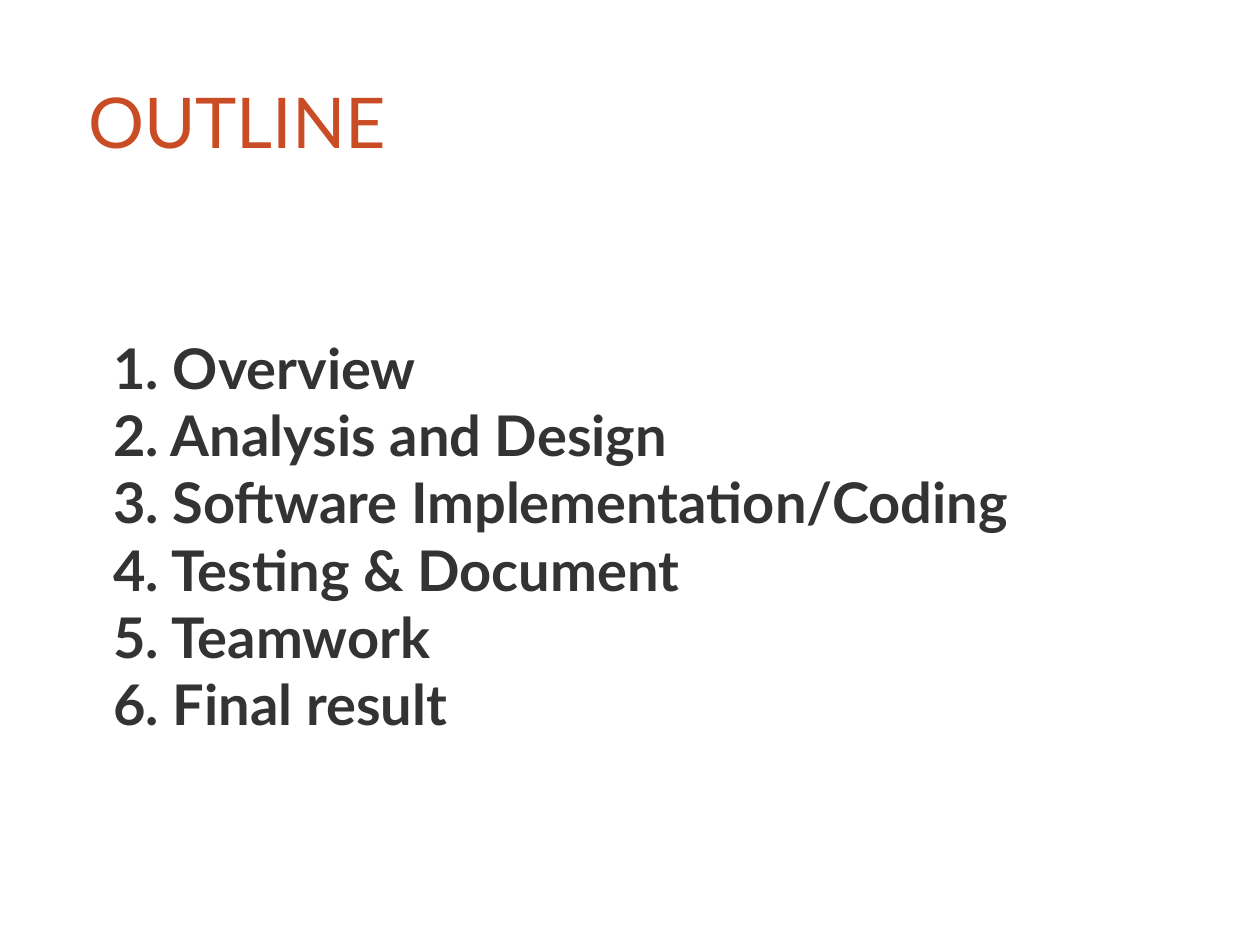
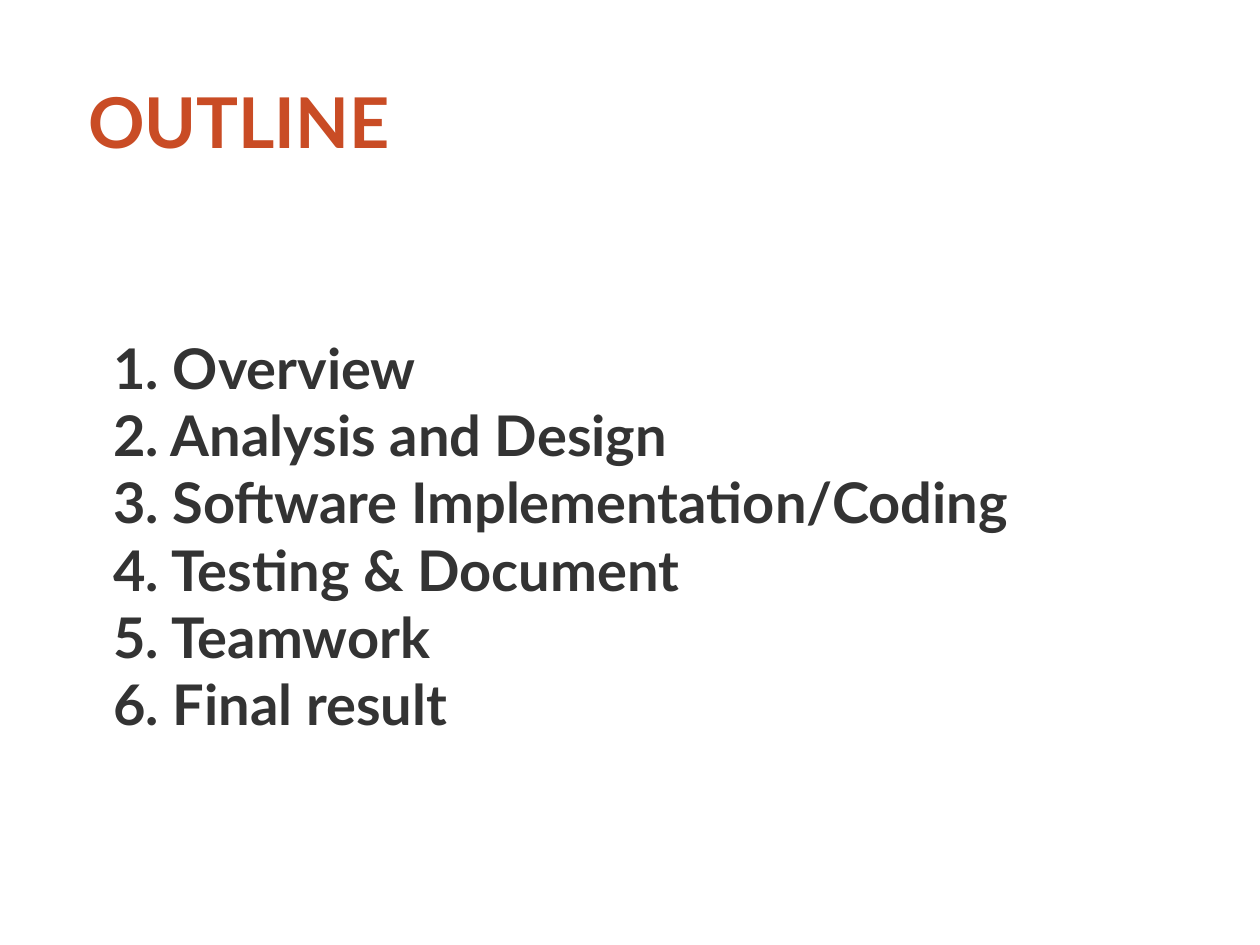
Before and after one commit to thoatran/iCT-Flashcard, a slide deck: slide 2 of docs/ReportSlides.odp. Drawn at 1260x945 pixels with LibreOffice and Linux fonts; fonts in the diff are those of the drawing; background and template pictures are left out. Boxes give left, top, right and bottom in pixels: in the first picture for what was removed or moved away, otherwise in the second. Text is boxed around its words. In the diff, an @@ line names an element or a change of style, - is before the commit and + after.

```diff
--- a/docs/ReportSlides.odp
+++ b/docs/ReportSlides.odp
@@ text "OUTLINE" at <box>88,97,390,149</box>: bold on @@
```
Also in this commit, not shown: 3 other slides changed, 2 slides added, 1 other file.
